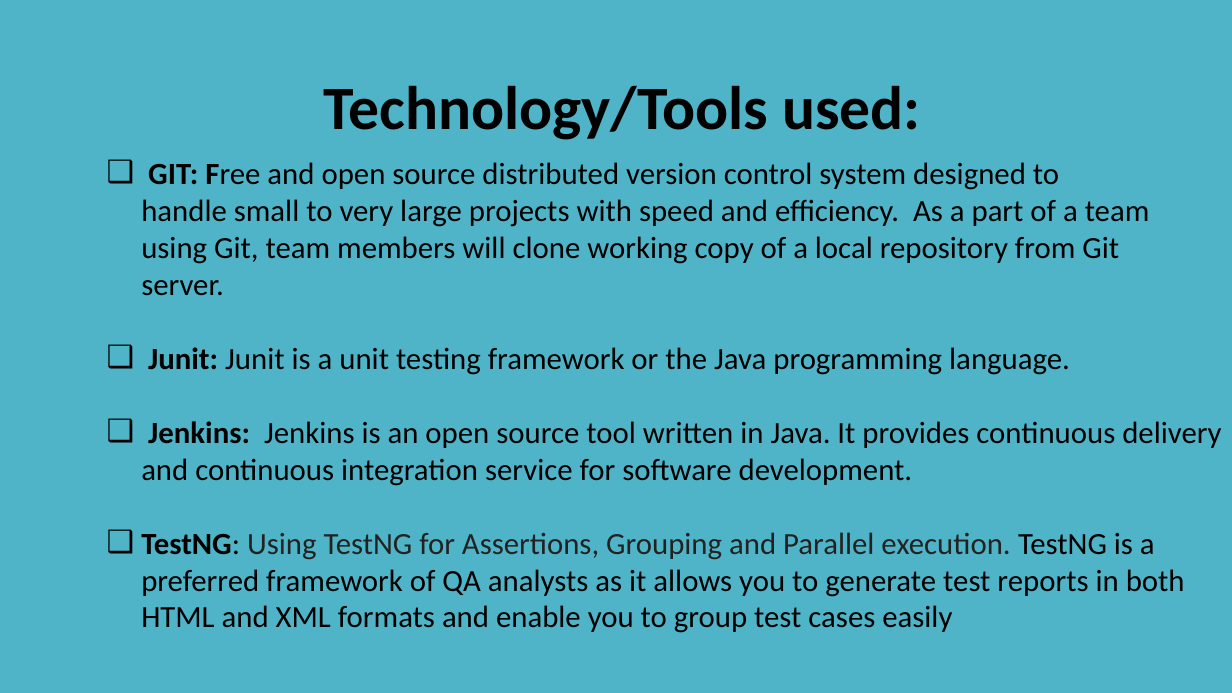
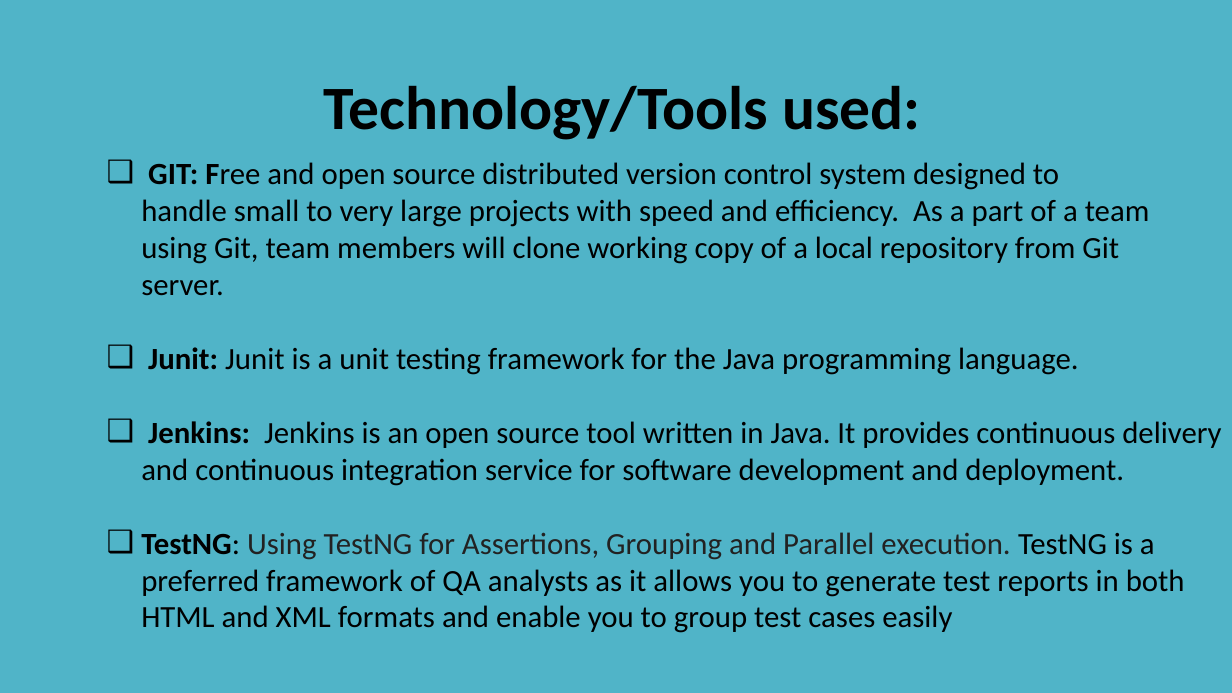
Before and after one commit to pKpallavi/Selenium_project, a slide deck: slide 5 of docs/Selenium_Project_Kumon_Website_Testing.pptx. Drawn at 1232x693 pixels with LibreOffice and Linux fonts; fonts in the diff are those of the drawing. Boxes give left, top, right and bottom in pixels: in the first picture for what was removed or moved away, otherwise in the second. Text is boxed around its words. In the diff, an @@ line names an element or a change of style, - is before the commit and + after.

```diff
--- a/docs/Selenium_Project_Kumon_Website_Testing.pptx
+++ b/docs/Selenium_Project_Kumon_Website_Testing.pptx
@@ text at bbox=[141, 347, 1221, 486]: text changed @@
-❑ Junit: Junit is a unit testing framework or the Java programming language.
-❑ Jenkins: Jenkins is an open source tool written in Java. It provides continuous delivery and continuous integration service for software development.
+❑ Junit: Junit is a unit testing framework for the Java programming language.
+❑ Jenkins: Jenkins is an open source tool written in Java. It provides continuous delivery and continuous integration service for software development and deployment.
```
Also in this commit, not shown: 8 other slides changed.
